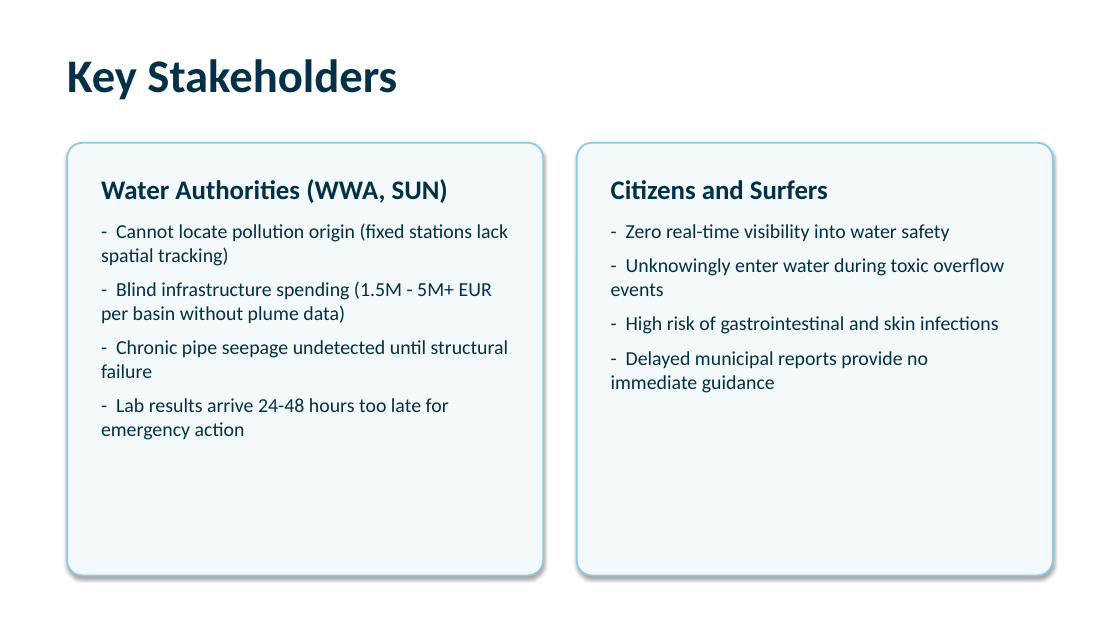
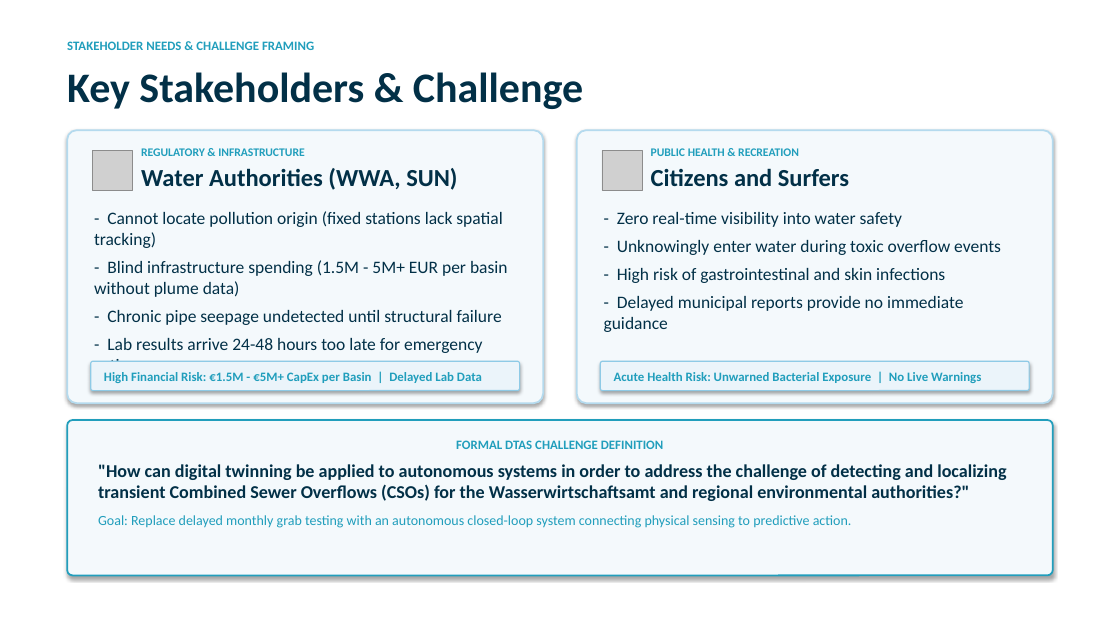
Before and after one commit to PrinzMajkl/Euroteq_Eindhoven_T3, a slide deck: slide 4 of presentation/plumetrace_presentation.pptx. Drawn at 1120x630 pixels with LibreOffice and Linux fonts; fonts in the diff are those of the drawing; grey boxes stand for pictures. Boxes give left, top, right and bottom in pixels: in the first picture for what was removed or moved away, otherwise in the second. Text is boxed around its words. In the diff, an @@ line names an element or a change of style, - is before the commit and + after.

```diff
--- a/presentation/plumetrace_presentation.pptx
+++ b/presentation/plumetrace_presentation.pptx
@@ text added at [67, 41, 314, 50], 11 pt, text #219EBC, bold @@
+STAKEHOLDER NEEDS & CHALLENGE FRAMING
@@ text at [67, 72, 583, 109]: text changed; size 40 to 36 pt @@
-Key Stakeholders
+Key Stakeholders & Challenge
@@ rounded rectangle added at [67, 130, 544, 403], fill #F4F9FC, outline #B4DAEE 1.5 pt @@
@@ text added at [141, 148, 457, 190], 10 pt, text #219EBC, bold @@
+REGULATORY & INFRASTRUCTURE
+Water Authorities (WWA, SUN)
@@ rounded rectangle added at [577, 130, 1054, 403], fill #F4F9FC, outline #B4DAEE 1.5 pt @@
@@ text added at [651, 148, 849, 186], 10 pt, text #219EBC, bold @@
+PUBLIC HEALTH & RECREATION
+Citizens and Surfers
@@ picture added at [92, 150, 133, 191] @@
@@ text at [101, 179, 448, 203]: paragraph removed @@
-Water Authorities (WWA, SUN)
@@ picture added at [602, 150, 643, 191] @@
@@ text "- Cannot locate pollution origin ...": place and size @@
-text "- Cannot locate pollution origin ..." at [67, 143, 544, 576]
+text "- Cannot locate pollution origin ..." at [94, 211, 508, 376]
@@ text "- Cannot locate pollution origin ..." at [94, 211, 508, 376]: size 17 to 15 pt; less space between paragraphs; fill #F4F9FC to none; outline #8ECAE6 1.5 pt to none; shadow off @@
@@ text "- Zero real-time visibility into ..." at [604, 212, 1001, 332]: size 17 to 15 pt; less space between paragraphs; fill #F4F9FC to none; outline #8ECAE6 1.5 pt to none; shadow off @@
@@ text "- Zero real-time visibility into ...": place and size @@
-text "- Zero real-time visibility into ..." at [577, 143, 1054, 576]
+text "- Zero real-time visibility into ..." at [604, 212, 1001, 332]
@@ text at [611, 180, 828, 200]: paragraph removed @@
-Citizens and Surfers
@@ rounded rectangle added at [91, 361, 520, 391], fill #EBF4FA, outline #8ECAE6 1 pt, 11 pt, text #219EBC, bold @@
+High Financial Risk: €1.5M - €5M+ CapEx per Basin | Delayed Lab Data
@@ rounded rectangle added at [601, 361, 1030, 391], fill #EBF4FA, outline #8ECAE6 1 pt, 11 pt, text #219EBC, bold @@
+Acute Health Risk: Unwarned Bacterial Exposure | No Live Warnings
@@ rounded rectangle added at [67, 420, 1053, 576], fill #F4F9FC, outline #219EBC 1.5 pt, 15.5 pt, text #023047, bold @@
+FORMAL DTAS CHALLENGE DEFINITION
+"How can digital twinning be applied to autonomous systems in order to address the challenge of detecting and localizing transient Combined Sewer Overflows (CSOs) for the Wasserwirtschaftsamt and regional environmental authorities?"
+Goal: Replace delayed monthly grab testing with an autonomous closed-loop system connecting physical sensing to predictive action.
```
Also in this commit, not shown: 4 other slides changed, 2 slides added, 2 slides removed, 24 other files.
